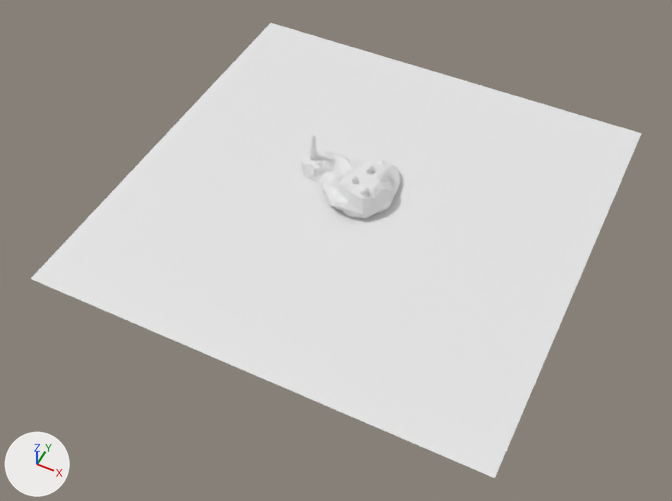
The Blender file lighthouse-scene.blend: old version first, new version second.
One viewpoint serves both versions: a camera (50 mm lens) standing at (36.2, -79.0, 87.3) and looking at (0.1, -6.7, -3.1). Arrows for +X, +Y and +Z are at lower left; the lights stay in place.

The scene before the commit, as lines of its bpy script (objects in view):
```python
me_cube_003 = bpy.data.meshes.new('Cube.003')
me_cube_003.from_pydata(...)  # 34 vertices, 31 faces; spans x -1.0..2.0, y -2.0..1.0, z -0.3..2.7
me_cube_004 = bpy.data.meshes.new('Cube.004')
me_cube_004.from_pydata(...)  # 32 vertices, 30 faces; spans x -2.5..1.0, y -1.0..1.0, z -0.3..2.7
me_icosphere = bpy.data.meshes.new('Icosphere')
me_icosphere.from_pydata(...)  # 157 vertices, 310 faces; spans x -9.71..4.33, y -3.59..7.55, z -1.42..3.72
me_plane = bpy.data.meshes.new('Plane')
me_plane.from_pydata([(-1.0, -1.0, 0.0), (1.0, -1.0, 0.0), (-1.0, 1.0, 0.0), (1.0, 1.0, 0.0)], [], [(0, 1, 3, 2)])
ob_base_rock = bpy.data.objects.new('Base Rock', me_icosphere)
ob_base_rock.location = (0.0, 0.0, 0.0)
ob_big_house = bpy.data.objects.new('Big House', me_cube_003)
ob_big_house.location = (0.5, 2.4, 3.6)
ob_big_house.scale = (0.299, 0.299, 0.299)
ob_church = bpy.data.objects.new('Church', me_cube_004)
ob_church.location = (1.8, -1.5, 3.4)
ob_church.scale = (0.299, 0.299, 0.299)
ob_sea = bpy.data.objects.new('Sea', me_plane)
ob_sea.location = (0.0, 0.0, 0.0)
ob_sea.scale = (30.0, 30.0, 30.0)
```
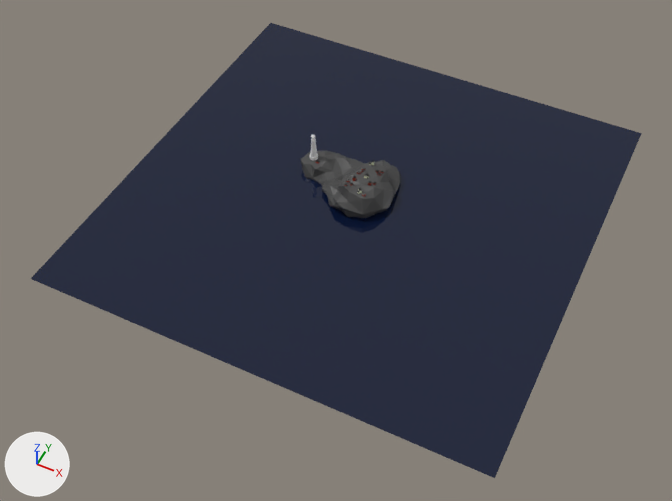
Changed parts and their boxes [x1, y1, x2, y2] in the pictures (672 x 501 px):
'Sea', recoloured (white to blue)
    both: [31, 23, 642, 478]
'Base Rock', recoloured (white to grey)
    both: [301, 151, 401, 218]
'Big House', moved
    before: [367, 165, 376, 174]
    after: [358, 188, 362, 194]
'Church', moved
    before: [360, 188, 369, 196]
    after: [369, 160, 374, 166]

Diff of the bpy script that builds the scene:
```diff
--- a/lighthouse-scene.blend.py
+++ b/lighthouse-scene.blend.py
@@ mat_water @@
+mat_water = principled_material('Water')
+mat_water.base_color = (0.00225, 0.00738, 0.0333)  # dark blue #071533
+mat_water.roughness = 0.0
@@ mat_rock @@
+mat_rock = principled_material('Rock')
+mat_rock.base_color = (0.0631, 0.0631, 0.0631)  # dark grey #474747
@@ me_icosphere @@
 me_icosphere.from_pydata(...)  # 157 vertices, 310 faces; spans x -9.71..4.33, y -3.59..7.55, z -1.42..3.72
+me_icosphere.materials.append(mat_rock)  # dark grey #474747
@@ me_plane @@
 me_plane.from_pydata(...)  # 4 vertices, 1 face; spans x -1.0..1.0, y -1.0..1.0, z 0.0
+me_plane.materials.append(mat_water)  # dark blue #071533
@@ ob_big_house @@
 ob_big_house = bpy.data.objects.new('Big House', me_cube_003)
-ob_big_house.location = (0.5, 2.4, 3.6)
+ob_big_house.location = (1.0, -1.6, 3.5)
 ob_big_house.scale = (0.299, 0.299, 0.299)
@@ ob_church @@
 ob_church = bpy.data.objects.new('Church', me_cube_004)
-ob_church.location = (1.8, -1.5, 3.4)
+ob_church.location = (0.3, 3.7, 3.5)
 ob_church.scale = (0.299, 0.299, 0.299)
```
